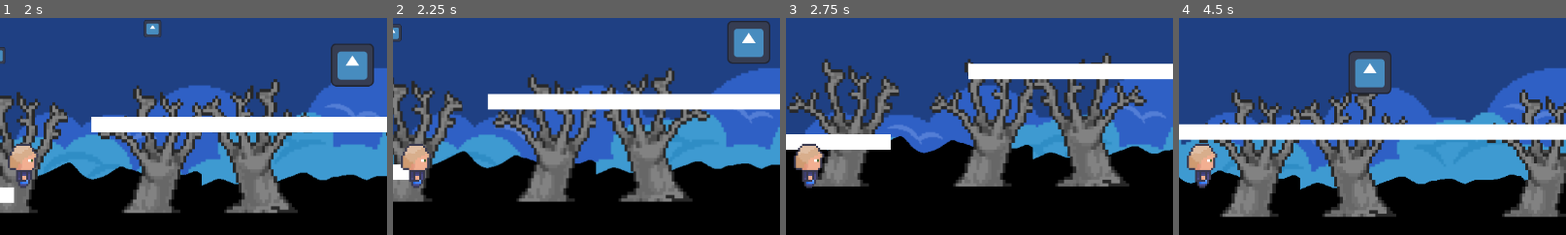
Above: before the commit, frames 1-4 (left to right).
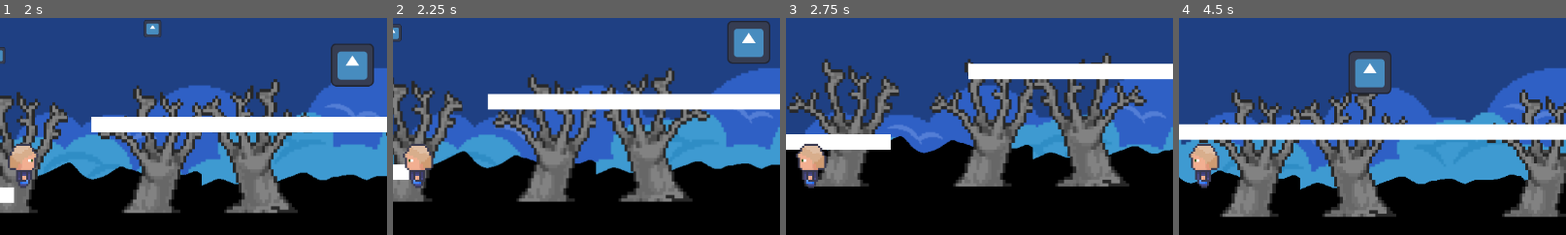
Above: after the commit, the same moments.

Repository: DeadElephant516/SakuraGrove
Game: Godot game, scene res://Scenes/TestScene/test_scene.tscn
The game is run twice, just before and just after one commit, with the same random seed, the same clock (stepped at 60 frames per second) and the same inputs. The engine's default icon, where the game draws it, is replaced by a stand-in: a white triangle on a blue panel in a dark square.
Inputs (mouse positions are % of the whole screen's width and height, from its top left):
- Up to frame 1 (2 s): move the mouse to (72, 45) at 0.52 s; hold D (right) from 0.53 s (still down); tap Shift (dash) at 0.6 s; tap Space (jump) at 0.77, 1.52 s; move the mouse to (30, 55) at 1.27 s; right-click (30, 55) at 1.35 s
- Up to frame 2 (2.25 s): move the mouse to (60, 28) at 2.02 s; release D (right) at 2.03 s; hold A (left) from 2.03 s (still down); tap Shift (dash) at 2.1 s
- Up to frame 3 (2.75 s): keep holding A (left)
- Up to frame 4 (4.5 s): move the mouse to (45, 70) at 2.77 s; release A (left) at 2.78 s; hold D (right) 2.78-4.28 s; right-click (45, 70) at 2.85 s; tap Space (jump) at 3.02, 3.77 s; move the mouse to (80, 65) at 3.52 s; tap Shift (dash) at 3.6 s; move the mouse to (20, 35) at 4.27 s; hold A (left) from 4.28 s (still down); right-click (20, 35) at 4.35 s
The pictures show only the part of the screen within x 47-97%, y 11-61%; the shares and areas given below are measured in that part.

Frame 1 is identical in both runs. In frame 2, 0.5% of the frame differs, in the area x 2-11%, y 58-79%; in frame 3, 0.6%; in frame 4, 0.6%.

Commit message:
just_added_sprite_flipping

Diff:
--- a/Scenes/PlayerScene/player.gd
+++ b/Scenes/PlayerScene/player.gd
@@ -201,6 +201,10 @@
 	Uses InputMap actions 'left' and 'right'.
 	"""
 	direction.x = Input.get_axis("left", "right")
+	if direction.x < 0.0:
+		$Sprite2D.flip_h = true
+	else:
+		$Sprite2D.flip_h = false
 
 func move() -> void:
 	"""
